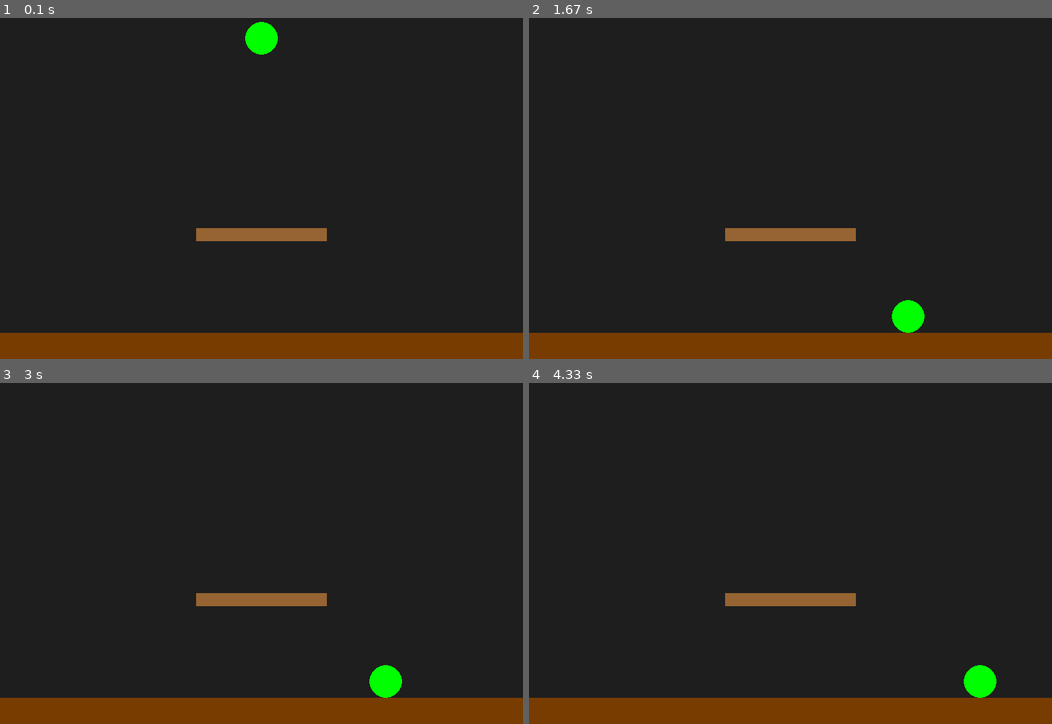
Above: before the commit, frames 1-4 (two rows, left to right).
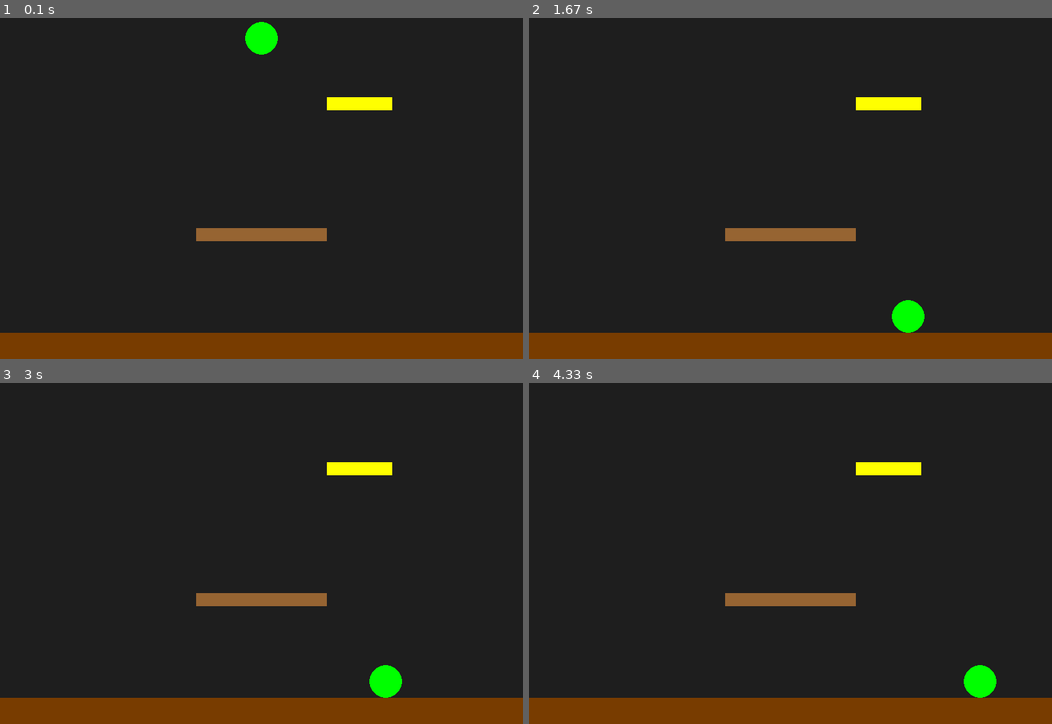
Above: after the commit, the same moments.

Repository: jurgenfolz/PyGameProjects
Game: pygame game, started from main.py
Same seed, same stepped clock (60 frames per second), same inputs: the game is played once before the commit and once after it.
Inputs:
- Up to frame 1 (0.1 s): no input
- Up to frame 2 (1.67 s): hold Right 0.33-0.8 s; hold Right 0.83-1.3 s; hold Left from 1.33 s (still down)
- Up to frame 3 (3 s): release Left at 1.87 s; hold Left 1.9-2.3 s; hold Right 2.33-2.97 s
- Up to frame 4 (4.33 s): hold Left 3-3.47 s; hold Right 3.5-3.97 s; hold Right from 4 s (still down)

The runs differ from the first frame. In frame 1, 0.5% of the frame differs, in the area x 62-75%, y 23-28%; in frame 2, 0.5%; in frame 3, 0.5%; in frame 4, 0.5%.

Commit message:
Add camera module and add new structures in game module

Diff:
--- /dev/null
+++ b/platformer/camera/camera.py
@@ -0,0 +1,34 @@
+class Camera:
+    def __init__(self, screen_width, screen_height, world_width, world_height):
+        self.screen_width = screen_width
+        self.screen_height = screen_height
+        self.world_width = world_width
+        self.world_height = world_height
+
+        self.x = 0
+        self.y = 0
+
+    def update(self, target_x, target_y):
+        """
+        Center camera on (target_x, target_y), then clamp to world bounds.
+        """
+        # Center on target
+        self.x = target_x - self.screen_width // 2
+        self.y = target_y - self.screen_height // 2
+
+        # Clamp so we don't see outside the world
+        if self.x < 0:
+            self.x = 0
+        if self.x + self.screen_width > self.world_width:
+            self.x = self.world_width - self.screen_width
+
+        if self.y < 0:
+            self.y = 0
+        if self.y + self.screen_height > self.world_height:
+            self.y = self.world_height - self.screen_height
+
+    def apply(self, world_x, world_y):
+        """
+        Convert a world (x, y) into screen coordinates, using the camera offset.
+        """
+        return (world_x - self.x, world_y - self.y)
--- a/platformer/game.py
+++ b/platformer/game.py
@@ -21,16 +21,25 @@
         # Create our Circle (the player)
         self.player = Circle(x=self.width//2, y=100, radius=25, color=(0,255,0), gravity=0.5)
 
-        # Create some structures
         self.structures = []
 
-        # A small platform in the middle
-        platform = Structure(x=300, y=400, width=200, height=20, color=(150,100,50))
-        self.structures.append(platform)
+        # Existing platform at x=300, y=400
+        platform1 = Structure(300, 400, 200, 20, color=(150,100,50))
+        self.structures.append(platform1)
 
-        # Ground at the bottom
-        ground = Ground(x=0, y=self.height-40, width=self.width, height=40, color=(120,60,0))
+        # Another platform far off to the right
+        platform2 = Structure(1200, 350, 200, 20, color=(150,50,150))
+        self.structures.append(platform2)
+
+        # Another one up high
+        platform3 = Structure(500, 200, 100, 20, color=(255,255,0))
+        self.structures.append(platform3)
+
+        # Ground at bottom
+        ground = Ground(0, self.height-40, width=self.width*3, height=40, color=(120,60,0))
+        # width=self.width*3 => ground is 2400 px wide, for example
         self.structures.append(ground)
+
 
     def run(self):
         while self.running:
